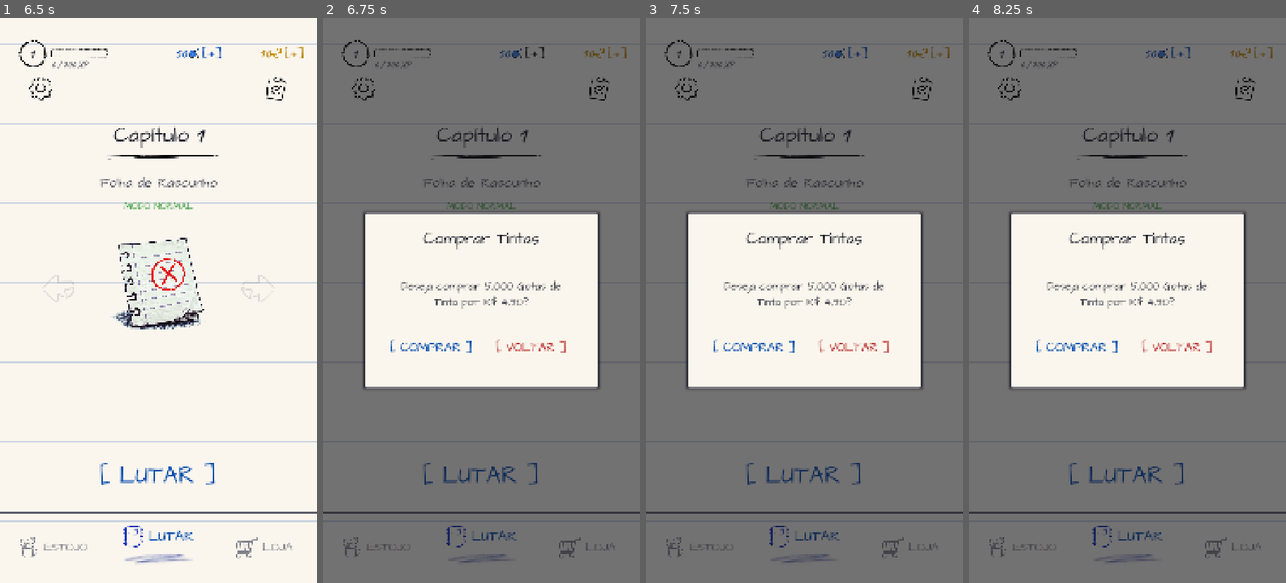
Above: before the commit, frames 1-4 (left to right).
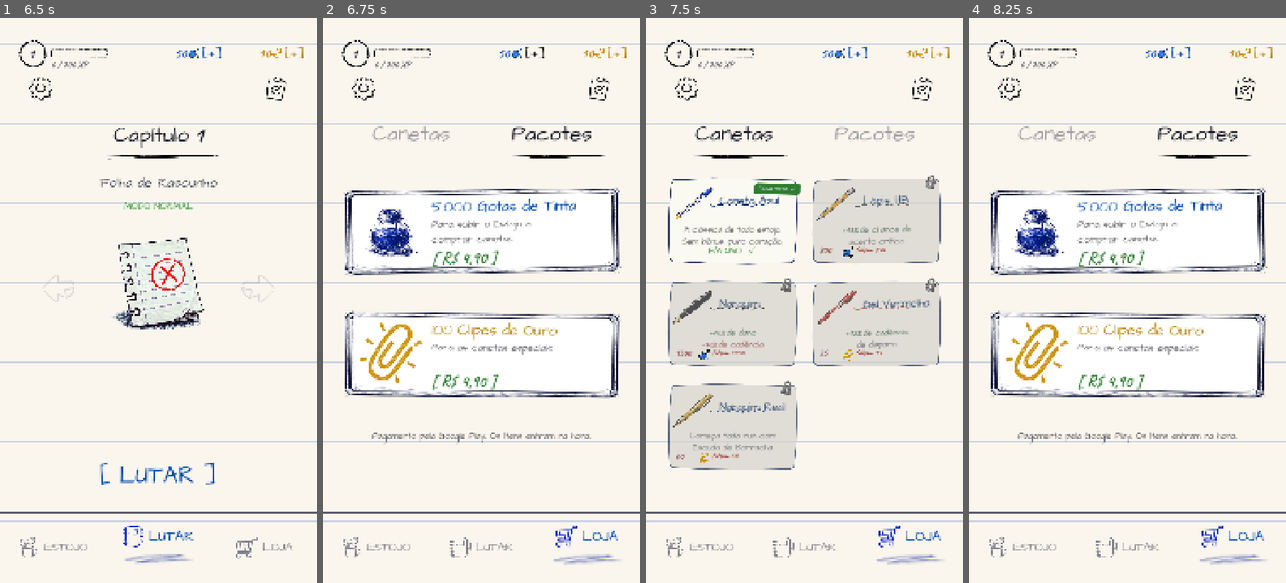
Above: after the commit, the same moments.

Repository: richardgms/sketch-blade
Game: Godot game, scene res://hub.tscn
Two runs of this game, one before a commit and one after it. Both use one fixed random seed, a clock stepped at 60 frames per second and the inputs below.
Inputs (mouse positions are in pixels of both pictures, inside the frame that each line leads up to):
- Up to frame 1 (6.5 s): click "[+]" at 0.5 s; click "[+]" at 1.25 s; click "[ LUTAR ]" at 2 s; click (53, 549) at 2.75 s; click (158, 549) at 3.5 s; click (263, 549) at 4.25 s; click (275, 85) at 5 s; click "[ COLETAR ]" at 5.75 s
- Up to frame 2 (6.75 s): click "[+]" at 6.5 s
- Up to frame 3 (7.5 s): click (734, 136) at 7.25 s, where only the run after the commit has a clickable "Canetas"
- Up to frame 4 (8.25 s): click (1197, 136) at 8 s, where only the run after the commit has a clickable "Pacotes"

Frame 1 is identical in both runs. In frame 2, 82% of the frame differs, in the area x 0-100%, y 0-100%; in frame 3, 91%; in frame 4, 82%.

Commit message:
Loja: aba Pacotes (tinta e clipes pela Play Store) e oferta quando falta saldo
- Titulo da Loja vira abas Canetas | Pacotes; os [+] do topo abrem Pacotes.
- Cartoes com o preco vindo da Play Store; tocar abre a confirmacao.
- Upgrade do Estojo ou caneta sem saldo oferece o pacote (1x por moeda a cada visita ao Hub).

Co-Authored-By: Claude Opus 5.5 <noreply@anthropic.com>

Diff:
--- a/Hub.gd
+++ b/Hub.gd
@@ -68,13 +68,17 @@
 var xp_bar_tex: TextureProgressBar
 var _tween_pop_nivel: Tween
 var container_loja: Control
+var sub_aba_loja: String = "canetas" # "canetas" ou "pacotes"
+var sublinhado_loja: TextureRect
+var botoes_sub_aba_loja: Dictionary = {} # "canetas"/"pacotes" -> Button
+var oferta_mostrada: Dictionary = {} # moeda -> true (oferta de pacote 1x por visita ao Hub)
 var item_sendo_comprado: String = "clipes" # "clipes" ou "tinta"
 
 # Áudio procedural
 var audio_click_sucesso: AudioStreamWAV
 var audio_click_erro: AudioStreamWAV
 
-func _adicionar_sublinhado(parent: Control, y_top: float, meio_largura: float) -> void:
+func _adicionar_sublinhado(parent: Control, y_top: float, meio_largura: float) -> TextureRect:
 	var tr = TextureRect.new()
 	tr.texture = load("res://assets/sublinhado.svg")
 	tr.layout_mode = 1
@@ -91,6 +95,7 @@
 	tr.modulate = Color("002867")
 	tr.mouse_filter = Control.MOUSE_FILTER_IGNORE
 	parent.add_child(tr)
+	return tr
 
 func _ready() -> void:
 	$HUD.visibility_changed.connect(func(): $DesenhoHub.visible = $HUD.visible)
@@ -106,7 +111,7 @@
 	# Sublinhados decorativos abaixo de cada título de página
 	_adicionar_sublinhado(tela_lutar,  448.0, 220.0)
 	_adicionar_sublinhado(tela_estojo, 448.0, 300.0)
-	_adicionar_sublinhado(tela_loja,   448.0, 300.0)
+	sublinhado_loja = _adicionar_sublinhado(tela_loja, 448.0, 200.0)
 
 	# Conteúdo do Estojo desce para abrir espaço após o sublinhado
 	var shift := 80.0
@@ -229,8 +234,9 @@
 	botao_cap_direita.pressed.connect(func(): _mudar_capitulo(1))
 
 	# Conecta botões de IAP/Lojinha
-	botao_comprar_tinta.pressed.connect(func(): _abrir_popup_compra("tinta"))
-	botao_comprar_clipes.pressed.connect(func(): _abrir_popup_compra("clipes"))
+	# [+] do topo levam para a aba Pacotes da Loja
+	botao_comprar_tinta.pressed.connect(_abrir_pacotes)
+	botao_comprar_clipes.pressed.connect(_abrir_pacotes)
 	botao_confirmar_compra.pressed.connect(_on_confirmar_compra_pressed)
 	botao_cancelar_compra.pressed.connect(_on_cancelar_compra_pressed)
 	_criar_fundo_popup_compra()
@@ -239,6 +245,8 @@
 	BillingManager.precos_atualizados.connect(func():
 		if popup_compra.visible:
 			_atualizar_texto_popup_compra()
+		if tela_loja.visible and sub_aba_loja == "pacotes":
+			_atualizar_loja()
 	)
 
 	# Sons procedurais
@@ -688,6 +696,18 @@
 		tween.tween_property(container, "position:x", pos_original.x - 15, 0.05)
 		tween.tween_property(container, "position:x", pos_original.x + 15, 0.05)
 		tween.tween_property(container, "position:x", pos_original.x, 0.05)
+		tween.tween_callback(func(): _oferecer_pacote("tinta", custo - dados_save["tinta"]))
+
+## Oferece o pacote quando o jogador tenta comprar algo sem saldo.
+## No máximo uma vez por moeda a cada visita ao Hub, para não insistir.
+func _oferecer_pacote(chave: String, falta: int) -> void:
+	if oferta_mostrada.has(chave) or not BillingManager.disponivel(chave) or popup_compra.visible:
+		return
+	oferta_mostrada[chave] = true
+	_abrir_popup_compra(chave)
+	var moeda: String = "gotas de tinta" if chave == "tinta" else "clipes"
+	popup_titulo.text = "Faltam %d %s" % [falta, moeda]
+	popup_descricao.text = "Quer o pacote de %s por %s?" % [BillingManager.nome(chave), BillingManager.preco(chave)]
 
 func _atualizar_ui_upgrades() -> void:
 	_configurar_container(container_dano, "nivel_dano", "Dano da Caneta", "res://assets/upgrade1.svg")
@@ -1056,7 +1076,120 @@
 	container_loja.set_anchors_preset(Control.PRESET_FULL_RECT)
 	container_loja.mouse_filter = Control.MOUSE_FILTER_IGNORE # não bloquear os [+] do topo
 	tela_loja.add_child(container_loja)
+	_criar_sub_abas_loja()
 	_atualizar_loja()
+
+## O título "Loja de Canetas" vira duas abas: Canetas | Pacotes.
+func _criar_sub_abas_loja() -> void:
+	if tela_loja.has_node("TituloLoja"):
+		tela_loja.get_node("TituloLoja").visible = false
+	var fonte: Font = load("res://assets/fonts/ArchitectsDaughter-Regular.ttf")
+	for item in [["canetas", "Canetas", 80.0], ["pacotes", "Pacotes", 560.0]]:
+		var btn := Button.new()
+		btn.text = item[1]
+		btn.flat = true
+		btn.focus_mode = Control.FOCUS_NONE
+		btn.position = Vector2(item[2], 340)
+		btn.size = Vector2(440, 100)
+		btn.add_theme_font_override("font", fonte)
+		btn.add_theme_font_size_override("font_size", 72)
+		tela_loja.add_child(btn)
+		var chave: String = item[0]
+		btn.pressed.connect(func(): _mudar_sub_aba_loja(chave))
+		botoes_sub_aba_loja[chave] = btn
+	_estilizar_sub_abas_loja()
+
+func _mudar_sub_aba_loja(chave: String) -> void:
+	if sub_aba_loja == chave:
+		return
+	sub_aba_loja = chave
+	_tocar_som(audio_click_sucesso)
+	_estilizar_sub_abas_loja()
+	_atualizar_loja()
+
+## Aba ativa escura e sublinhada; a outra em cinza.
+func _estilizar_sub_abas_loja() -> void:
+	for chave in botoes_sub_aba_loja:
+		var btn: Button = botoes_sub_aba_loja[chave]
+		var ativo: bool = chave == sub_aba_loja
+		var cor: Color = Color(0.1, 0.1, 0.15, 1) if ativo else Color("1a1a2e", 0.4)
+		for estado in ["font_color", "font_hover_color", "font_pressed_color", "font_focus_color"]:
+			btn.add_theme_color_override(estado, cor)
+	if sublinhado_loja:
+		var centro: float = 300.0 if sub_aba_loja == "canetas" else 780.0
+		sublinhado_loja.offset_left = centro - 540.0 - 200.0
+		sublinhado_loja.offset_right = centro - 540.0 + 200.0
+
+## Usado pelos [+] do topo e pela oferta de pacote.
+func _abrir_pacotes() -> void:
+	if aba_ativa != "loja":
+		_alterar_aba("loja")
+	else:
+		_tocar_som(audio_click_sucesso)
+	if sub_aba_loja != "pacotes":
+		sub_aba_loja = "pacotes"
+		_estilizar_sub_abas_loja()
+		_atualizar_loja()
+
+const PACOTES_LOJA: Array = [
+	{"chave": "tinta", "icone": "res://assets/pote_tinta.png",
+		"desc": "Para subir o Estojo e\ncomprar canetas", "cor": "0047ab"},
+	{"chave": "clipes", "icone": "res://assets/clip.svg",
+		"desc": "Para as canetas especiais", "cor": "b8860b"},
+]
+
+## Aba Pacotes: um cartão por produto da Play Store. Tocar abre a confirmação.
+func _montar_pacotes(fonte: Font) -> void:
+	for i in range(PACOTES_LOJA.size()):
+		var p: Dictionary = PACOTES_LOJA[i]
+		var chave: String = p["chave"]
+		var disponivel: bool = BillingManager.disponivel(chave)
+
+		var card := Button.new()
+		card.flat = true
+		card.focus_mode = Control.FOCUS_NONE
+		card.position = Vector2(60, 540 + i * 420)
+		card.size = Vector2(960, 365)
+		card.pivot_offset = card.size / 2.0
+		card.rotation_degrees = -0.6 if i == 0 else 0.5
+		container_loja.add_child(card)
+
+		var fundo := NinePatchRect.new()
+		fundo.texture = load("res://assets/card-roleta.png")
+		fundo.patch_margin_left = 62
+		fundo.patch_margin_right = 62
+		fundo.patch_margin_top = 62
+		fundo.patch_margin_bottom = 62
+		fundo.set_anchors_preset(Control.PRESET_FULL_RECT)
+		fundo.mouse_filter = Control.MOUSE_FILTER_IGNORE
+		card.add_child(fundo)
+
+		var icone := TextureRect.new()
+		icone.texture = load(p["icone"])
+		icone.expand_mode = TextureRect.EXPAND_IGNORE_SIZE
+		icone.stretch_mode = TextureRect.STRETCH_KEEP_ASPECT_CENTERED
+		icone.position = Vector2(60, 72)
+		icone.size = Vector2(220, 220)
+		icone.mouse_filter = Control.MOUSE_FILTER_IGNORE
+		card.add_child(icone)
+
+		card.add_child(_label_card(BillingManager.nome(chave), Vector2(310, 66),
+			Vector2(610, 70), fonte, 50, Color(p["cor"])))
+		card.add_child(_label_card(p["desc"], Vector2(310, 136),
+			Vector2(610, 110), fonte, 34, Color("59595f")))
+		var texto_preco: String = "[ %s ]" % BillingManager.preco(chave) if disponivel \
+			else "carregando preço..."
+		card.add_child(_label_card(texto_preco, Vector2(310, 240), Vector2(610, 80),
+			FONTE_NUMEROS if disponivel else fonte, 56 if disponivel else 34,
+			Color("2e7d32") if disponivel else Color("59595f")))
+
+		card.pressed.connect(func(): _abrir_popup_compra(chave))
+		card.button_down.connect(func(): _animar_toque_card(card, true))
+		card.button_up.connect(func(): _animar_toque_card(card, false))
+
+	var nota := _label_card("Pagamento pela Google Play. Os itens entram na hora.",
+		Vector2(60, 1400), Vector2(960, 50), fonte, 30, Color("59595f"), true)
+	container_loja.add_child(nota)
 
 # Inclinação fixa por card (papel colado meio torto no caderno)
 const ROTACOES_CARD: Array = [-0.9, 1.0, -1.1, 0.8, -0.6]
@@ -1074,6 +1207,10 @@
 		child.queue_free()
 
 	var fonte: Font = load("res://assets/fonts/ArchitectsDaughter-Regular.ttf")
+
+	if sub_aba_loja == "pacotes":
+		_montar_pacotes(fonte)
+		return
 
 	for i in range(GameData.CANETAS.size()):
 		var caneta: Dictionary = GameData.CANETAS[i]
@@ -1290,6 +1427,10 @@
 		_atualizar_loja()
 	else:
 		_tocar_som(audio_click_erro)
+		if caneta["custo_tinta"] > 0:
+			_oferecer_pacote("tinta", caneta["custo_tinta"] - dados_save["tinta"])
+		elif caneta["custo_clipes"] > 0:
+			_oferecer_pacote("clipes", caneta["custo_clipes"] - dados_save["clipes_ouro"])
 
 # ============================================================
 # RETENÇÃO DIÁRIA — recompensa de login e missões
